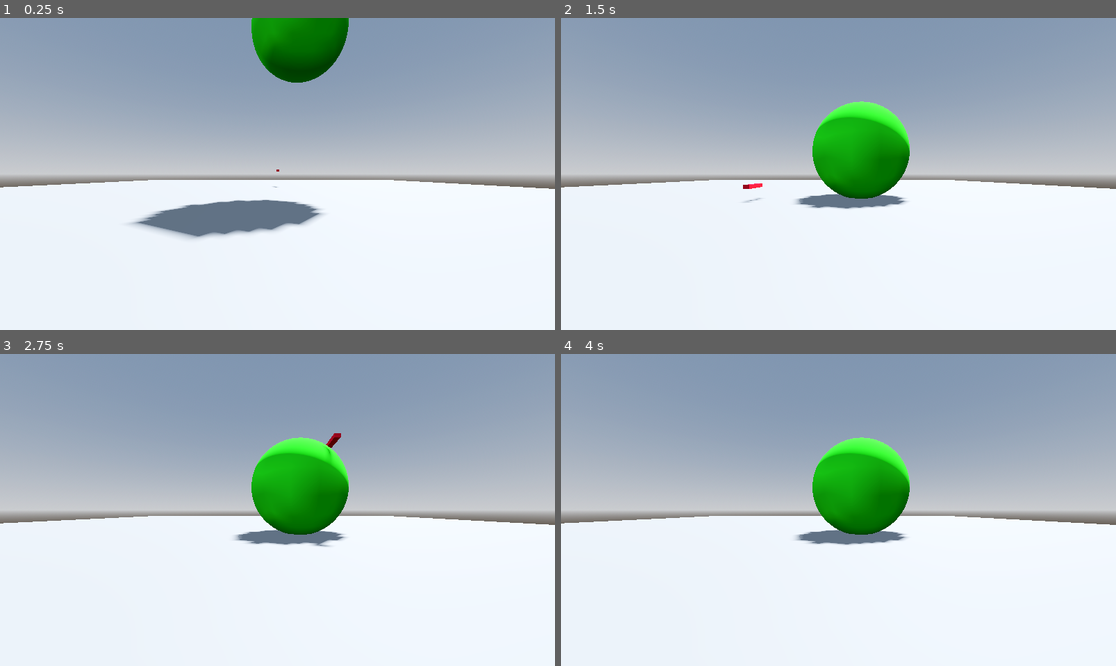
Above: before the commit, frames 1-4 (two rows, left to right).
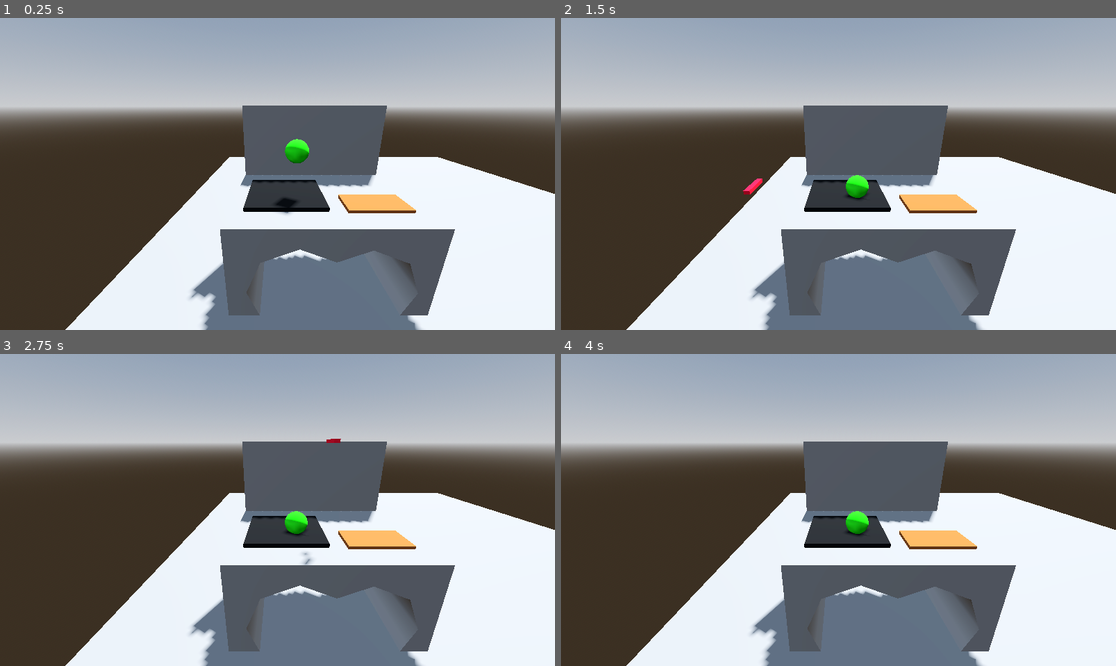
Above: after the commit, the same moments.

Repository: kwmndz/handcook
Game: Godot game, scene res://Scenes/TEST_MAIN.tscn
The game is run twice, just before and just after one commit, with the same random seed, the same clock (stepped at 60 frames per second) and the same inputs. This scene is started directly instead of the project's main scene.
Inputs (mouse positions are in pixels of both pictures, inside the frame that each line leads up to):
- Up to frame 1 (0.25 s): no input
- Up to frame 2 (1.5 s): move the mouse to (960, 158) at 0.52 s; hold Alt (depth_mod) 0.53-1.28 s; tap Enter at 1.25 s; move the mouse to (727, 189) at 1.27 s; click (727, 189) at 1.35 s
- Up to frame 3 (2.75 s): tap Space at 2 s; move the mouse to (333, 441) at 2.02 s; hold Alt (depth_mod) from 2.03 s (still down)
- Up to frame 4 (4 s): tap Enter at 2.75 s; move the mouse to (810, 572) at 2.77 s; release Alt (depth_mod) at 2.78 s; click (810, 572) at 2.85 s; tap Space at 3.5 s; move the mouse to (1005, 556) at 3.52 s; hold Alt (depth_mod) from 3.53 s (still down)

The runs differ from the first frame. In frame 1, 76% of the frame differs, in the area x 0-100%, y 0-100%; in frame 2, 72%; in frame 3, 72%; in frame 4, 72%.

Commit message:
stove scene and interaction

Diff:
--- /dev/null
+++ b/Assets/cutting_board.tscn
@@ -0,0 +1,16 @@
+[gd_scene format=3 uid="uid://bjwp0vxy15d7l"]
+
+[sub_resource type="StandardMaterial3D" id="StandardMaterial3D_gcbj8"]
+albedo_color = Color(0.6710263, 0.37253308, 0.15243027, 1)
+
+[sub_resource type="BoxShape3D" id="BoxShape3D_qlc2o"]
+size = Vector3(0.6542969, 0.064453125, 0.36132813)
+
+[node name="cuttingBoard" type="CSGBox3D" unique_id=1888764547]
+size = Vector3(0.65319824, 0.046, 0.36694336)
+material = SubResource("StandardMaterial3D_gcbj8")
+
+[node name="Area3D" type="Area3D" parent="." unique_id=1223434873]
+
+[node name="CollisionShape3D" type="CollisionShape3D" parent="Area3D" unique_id=571165699]
+shape = SubResource("BoxShape3D_qlc2o")
--- a/Assets/lettuce.tscn
+++ b/Assets/lettuce.tscn
@@ -16,6 +16,8 @@
 
 [sub_resource type="SphereShape3D" id="SphereShape3D_mmgdw"]
 
+[sub_resource type="SphereShape3D" id="SphereShape3D_03dh0"]
+
 [node name="Lettuce" type="RigidBody3D" unique_id=1563948761 node_paths=PackedStringArray("default_visual", "chopped_visual")]
 script = ExtResource("1_mmgdw")
 default_visual = NodePath("default-lettuce")
@@ -31,3 +33,9 @@
 
 [node name="CollisionShape3D" type="CollisionShape3D" parent="." unique_id=237941037]
 shape = SubResource("SphereShape3D_mmgdw")
+
+[node name="InteractionCollision" type="Area3D" parent="." unique_id=511460840]
+
+[node name="CollisionShape3D" type="CollisionShape3D" parent="InteractionCollision" unique_id=1708048643]
+transform = Transform3D(1.1, 0, 0, 0, 1.1, 0, 0, 0, 1.1, 0, 0, 0)
+shape = SubResource("SphereShape3D_03dh0")
--- /dev/null
+++ b/Assets/stove.tscn
@@ -0,0 +1,16 @@
+[gd_scene format=3 uid="uid://bkenfv2m65dww"]
+
+[sub_resource type="StandardMaterial3D" id="StandardMaterial3D_owahk"]
+albedo_color = Color(0, 0, 0, 1)
+
+[sub_resource type="BoxShape3D" id="BoxShape3D_fsk40"]
+size = Vector3(0.86035156, 0.048583984, 0.8095703)
+
+[node name="stove" type="CSGBox3D" unique_id=1575896227]
+size = Vector3(0.84936523, 0.046, 0.80859375)
+material = SubResource("StandardMaterial3D_owahk")
+
+[node name="Area3D" type="Area3D" parent="." unique_id=1468190352]
+
+[node name="CollisionShape3D" type="CollisionShape3D" parent="Area3D" unique_id=1350432595]
+shape = SubResource("BoxShape3D_fsk40")
--- /dev/null
+++ b/Assets/workstation.tscn
@@ -0,0 +1,35 @@
+[gd_scene format=3 uid="uid://btlhpy2oi0pjf"]
+
+[ext_resource type="PackedScene" uid="uid://bjwp0vxy15d7l" path="res://Assets/cutting_board.tscn" id="1_sncti"]
+[ext_resource type="PackedScene" uid="uid://bkenfv2m65dww" path="res://Assets/stove.tscn" id="2_jgxeg"]
+
+[node name="Workstation" type="CSGCombiner3D" unique_id=73379149]
+use_collision = true
+
+[node name="table" type="CSGBox3D" parent="." unique_id=423091716]
+transform = Transform3D(1, 0, 0, 0, 1, 0, 0, 0, 1, 0.0033642054, 0, -0.04921794)
+use_collision = true
+size = Vector3(2, 1, 1.5)
+
+[node name="cuttingBoard" parent="." unique_id=1888764547 instance=ExtResource("1_sncti")]
+transform = Transform3D(1, 0, 0, 0, 1, 0, 0, 0, 1, 0.51556665, 0.51241946, 0.24427858)
+
+[node name="wall" type="CSGBox3D" parent="." unique_id=1978015986]
+transform = Transform3D(1, 0, 0, 0, 1, 0, 0, 0, 1, -0.00061035156, 1.0005051, -0.76416737)
+use_collision = true
+size = Vector3(1.9768066, 1, 0.06665039)
+
+[node name="stove" parent="." unique_id=1575896227 instance=ExtResource("2_jgxeg")]
+transform = Transform3D(1, 0, 0, 0, 1, 0, 0, 0, 1, -0.41786867, 0.52479446, 0)
+
+[node name="removeUnder1" type="CSGCylinder3D" parent="." unique_id=386597838]
+transform = Transform3D(1, 0, 0, 0, -4.371139e-08, -1, 0, 1, -4.371139e-08, -0.30939198, -0.20180309, -0.059441328)
+operation = 2
+radius = 0.4975586
+height = 1.5402222
+
+[node name="removeUnder2" type="CSGCylinder3D" parent="." unique_id=1521001972]
+transform = Transform3D(1, 0, 0, 0, 1.3113416e-07, 1, 0, -1, 1.3113416e-07, 0.34579396, -0.21297252, -0.042297125)
+operation = 2
+radius = 0.4975586
+height = 1.5162048
--- /dev/null
+++ b/Scenes/StoveArea.tscn
@@ -0,0 +1,37 @@
+[gd_scene format=3 uid="uid://rkea3kpnp2g5"]
+
+[ext_resource type="PackedScene" uid="uid://btlhpy2oi0pjf" path="res://Assets/workstation.tscn" id="1_owahk"]
+
+[sub_resource type="ProceduralSkyMaterial" id="ProceduralSkyMaterial_1rkbt"]
+sky_horizon_color = Color(0.66224277, 0.6717428, 0.6867428, 1)
+ground_horizon_color = Color(0.66224277, 0.6717428, 0.6867428, 1)
+
+[sub_resource type="Sky" id="Sky_owahk"]
+sky_material = SubResource("ProceduralSkyMaterial_1rkbt")
+
+[sub_resource type="Environment" id="Environment_gcbj8"]
+background_mode = 2
+sky = SubResource("Sky_owahk")
+tonemap_mode = 2
+glow_enabled = true
+
+[sub_resource type="StandardMaterial3D" id="StandardMaterial3D_1rkbt"]
+albedo_color = Color(0.83254945, 0.9999998, 0.92797565, 1)
+metallic = 0.8
+
+[node name="Node3D" type="Node3D" unique_id=488234187]
+
+[node name="WorldEnvironment" type="WorldEnvironment" parent="." unique_id=1122899144]
+environment = SubResource("Environment_gcbj8")
+
+[node name="DirectionalLight3D" type="DirectionalLight3D" parent="." unique_id=545543710]
+transform = Transform3D(-0.8660254, -0.43301278, 0.25, 0, 0.49999997, 0.86602545, -0.50000006, 0.75, -0.43301266, -0.08669162, 5.4089484, -3.0956123)
+shadow_enabled = true
+
+[node name="floor" type="CSGBox3D" parent="." unique_id=1500279246]
+use_collision = true
+size = Vector3(20, 0.079, 20)
+material = SubResource("StandardMaterial3D_1rkbt")
+
+[node name="Workstation" parent="." unique_id=73379149 instance=ExtResource("1_owahk")]
+transform = Transform3D(1, 0, 0, 0, 1, 0, 0, 0, 1, 0, 1.1254777, 0)
--- a/Scenes/TEST_MAIN.tscn
+++ b/Scenes/TEST_MAIN.tscn
@@ -2,6 +2,7 @@
 
 [ext_resource type="Script" uid="uid://cl732brjqr68t" path="res://Scripts/test_main.gd" id="1_frq2i"]
 [ext_resource type="PackedScene" uid="uid://ba2f5hosooxsg" path="res://Assets/lettuce.tscn" id="2_ygy31"]
+[ext_resource type="PackedScene" uid="uid://btlhpy2oi0pjf" path="res://Assets/workstation.tscn" id="4_t7cfm"]
 [ext_resource type="PackedScene" uid="uid://dkn8jdi6a0u30" path="res://Assets/Mouse_Hand.tscn" id="4_ygy31"]
 
 [sub_resource type="ProceduralSkyMaterial" id="ProceduralSkyMaterial_q6vbx"]
@@ -39,11 +40,14 @@
 shape = SubResource("BoxShape3D_ygy31")
 
 [node name="Lettuce" parent="." unique_id=951881784 instance=ExtResource("2_ygy31")]
-transform = Transform3D(1, 0, 0, 0, 1, 0, 0, 0, 1, 0, 1.7099347, 2.9968295)
+transform = Transform3D(0.25, 0, 0, 0, 0.25, 0, 0, 0, 0.25, -2.862981, 1.7099347, 3.9961824)
 
 [node name="Camera3D" type="Camera3D" parent="." unique_id=1572469465]
-transform = Transform3D(1, 0, 0, 0, 1, 0, 0, 0, 1, -0.22721183, -0.08977401, 5.153267)
+transform = Transform3D(1, 0, 0, 0, 0.9490411, 0.31515217, 0, -0.31515217, 0.9490411, -3.0664206, 1.8700904, 6.0805354)
 
 [node name="MouseHand" parent="." unique_id=60813729 node_paths=PackedStringArray("camera") instance=ExtResource("4_ygy31")]
 transform = Transform3D(3, 0, 0, 0, 3, 0, 0, 0, 3, -0.15108824, 1.611028, 3.81941)
 camera = NodePath("../Camera3D")
+
+[node name="Workstation" parent="." unique_id=73379149 instance=ExtResource("4_t7cfm")]
+transform = Transform3D(1, 0, 0, 0, 1, 0, 0, 0, 1, -2.559914, 0.37752318, 3.888559)
--- a/Scripts/mouse_hand.gd
+++ b/Scripts/mouse_hand.gd
@@ -19,8 +19,6 @@
 	if detector == null:
 		detector = $Area3D
 
-	detector.body_entered.connect(_on_body_entered)
-	detector.body_exited.connect(_on_body_exited)
 	detector.area_entered.connect(_on_area_entered)
 	detector.area_exited.connect(_on_area_exited)
 
@@ -65,6 +63,7 @@
 		on_hover.emit(null)
 
 func _on_area_entered(area: Area3D) -> void:
+	print(area)
 	var parent = area.get_parent()
 	if parent is Ingredient:
 		hovered_ingredient = parent
